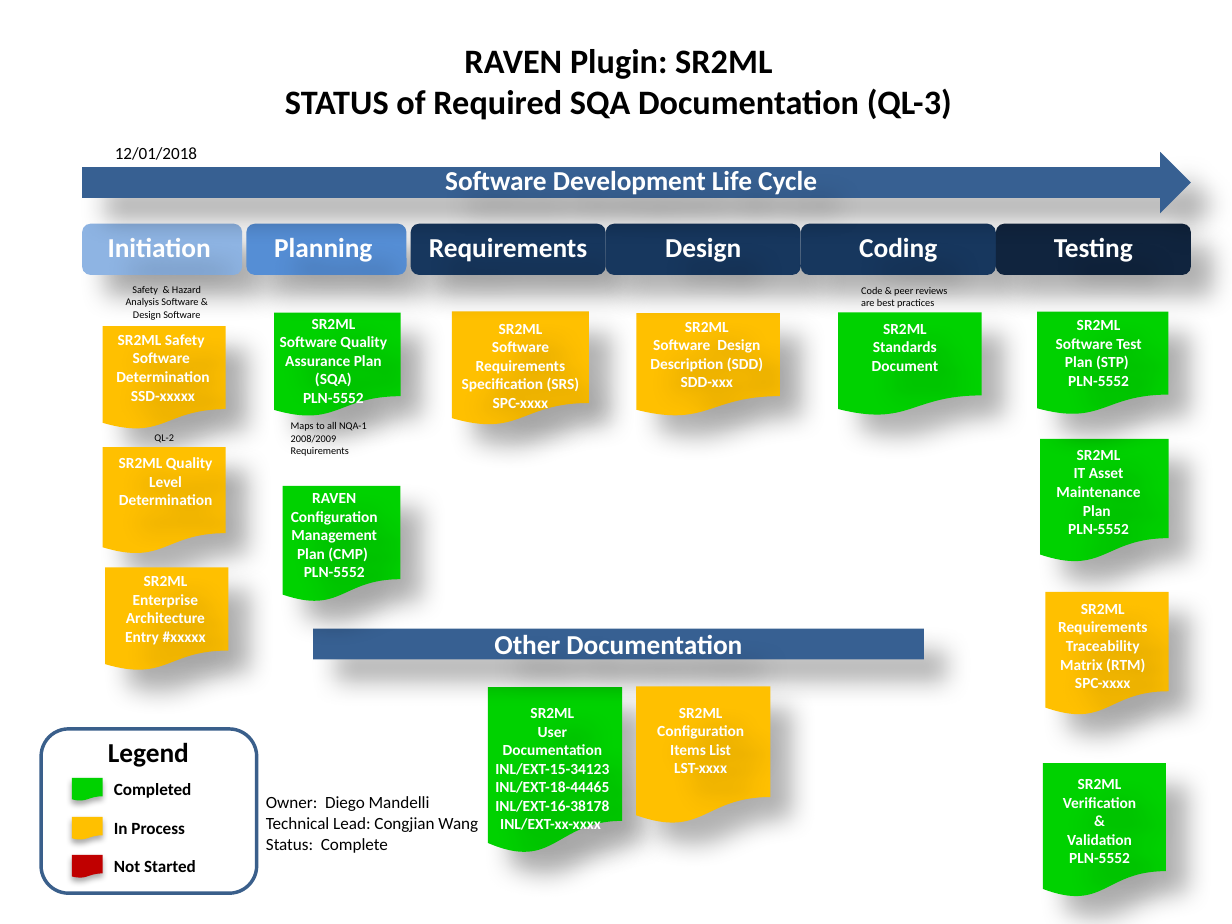
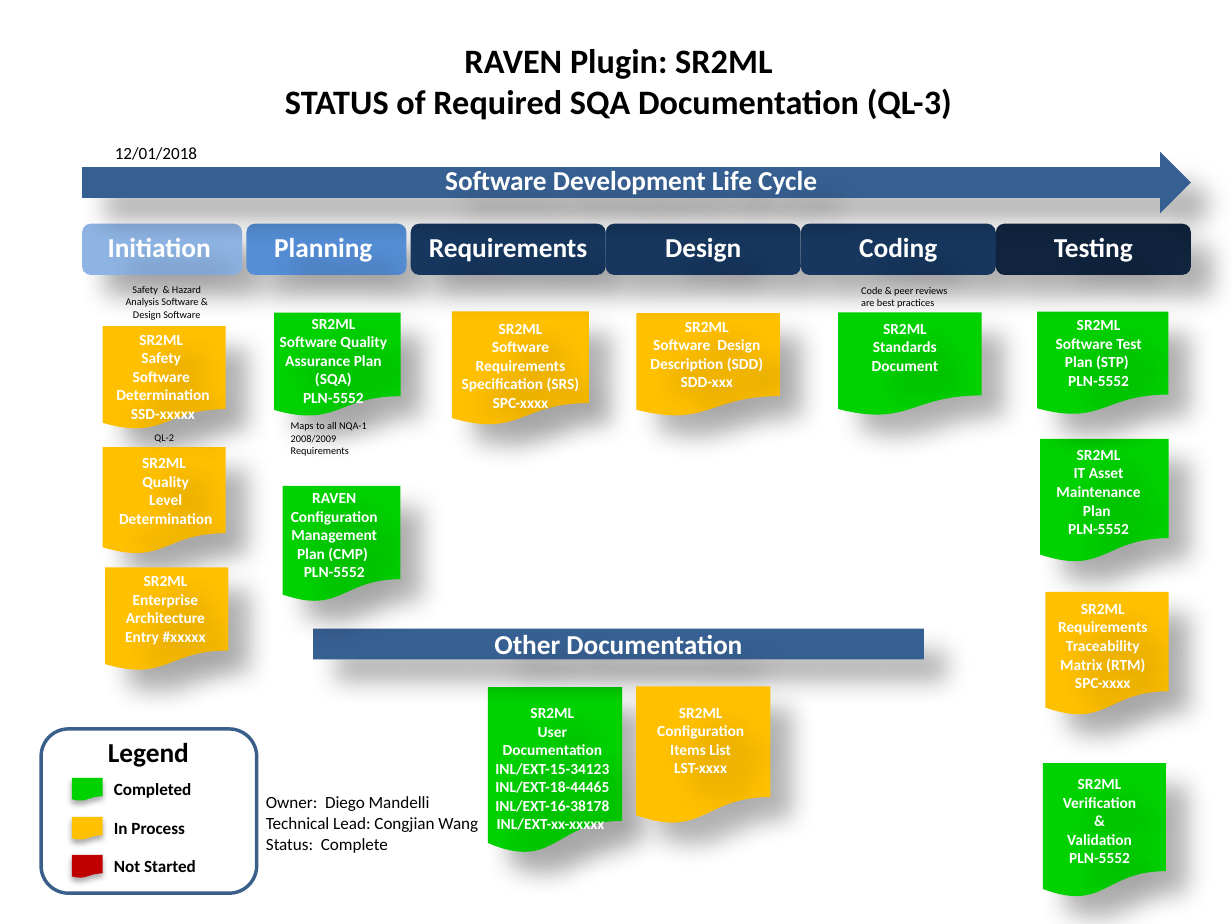
Before and after one commit to idaholab/SR2ML, a slide deck: slide 1 of doc/sqa/SR2ML_SQA_Status_Dashboard.pptx. Drawn at 1232x924 pixels with LibreOffice and Linux fonts; fonts in the diff are those of the drawing. Boxes give left, top, right and bottom in pixels: in the first picture for what was removed or moved away, otherwise in the second. Text is boxed around its words. In the diff, an @@ line names an element or a change of style, - is before the commit and + after.

```diff
--- a/doc/sqa/SR2ML_SQA_Status_Dashboard.pptx
+++ b/doc/sqa/SR2ML_SQA_Status_Dashboard.pptx
@@ text at <box>116,335,209,400</box>: text changed @@
-SR2ML Safety
-Software
-Determination
+SR2ML
+Safety
+Software
+Determination
@@ text at <box>119,458,212,524</box>: text changed @@
-SR2ML Quality
-Level
-Determination
+SR2ML
+Quality
+Level
+Determination
@@ text at <box>497,818,605,834</box>: text changed @@
-INL/EXT-xx-xxxx
+INL/EXT-xx-xxxxx
```
Also in this commit, not shown: 2 other files.
